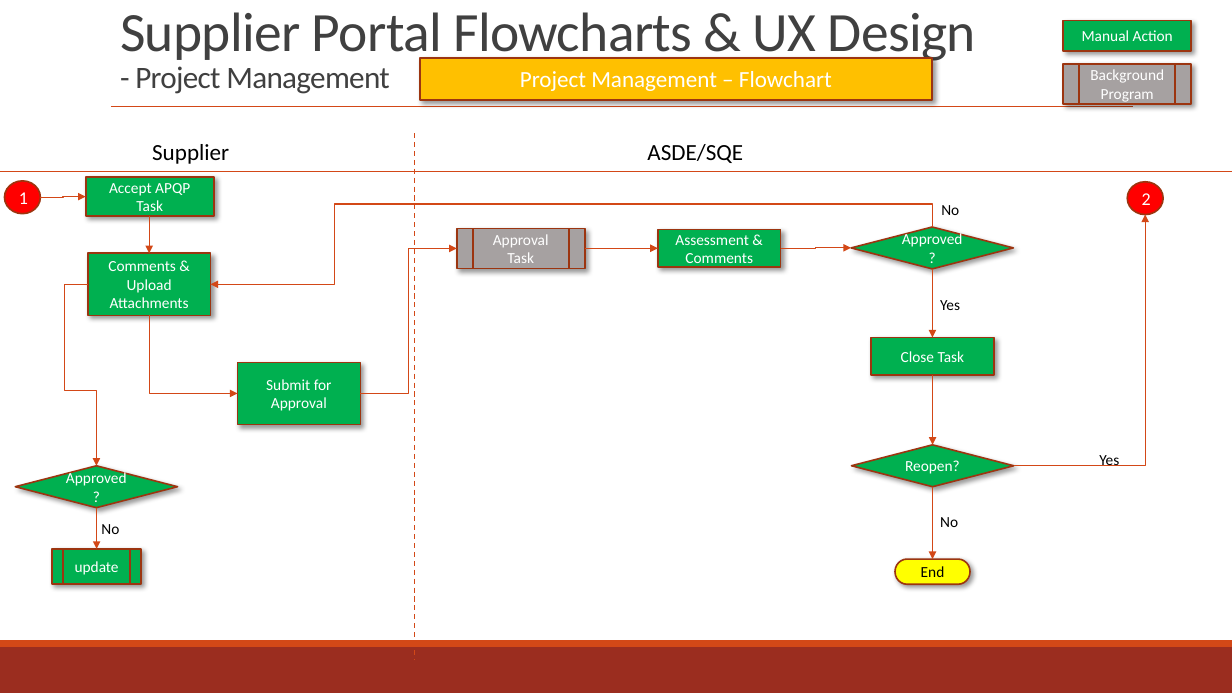
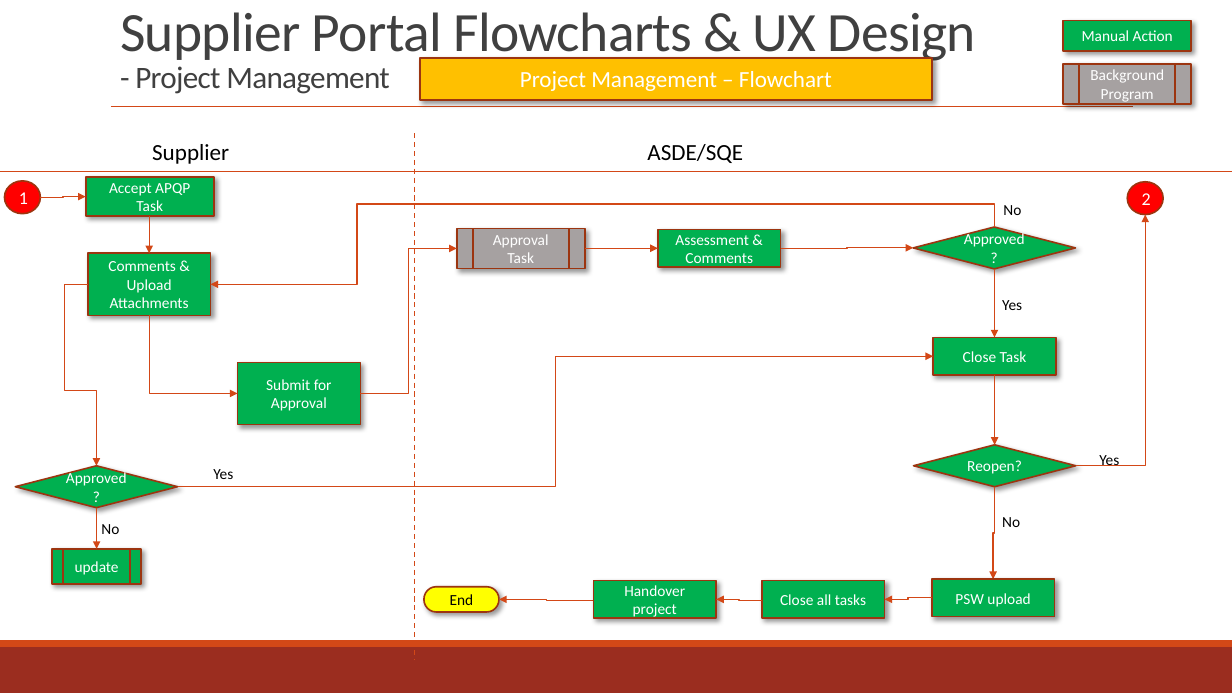
Before and after one commit to zyw9963/YFVE-supplier-portal, a slide deck: slide 46 of projects/YanFeng/02 System Design/User Stories/Flowcharts/Supplier FlowCharts & UX.pptx. Drawn at 1232x693 pixels with LibreOffice and Linux fonts; fonts in the diff are those of the drawing. Boxes give left, top, right and bottom in pixels: in the first picture for what was removed or moved away, otherwise in the second. Text is boxed around its words. In the diff, an @@ line names an element or a change of style, - is before the commit and + after.

```diff
--- a/projects/YanFeng/02 System Design/User Stories/Flowcharts/Supplier FlowCharts & UX.pptx
+++ b/projects/YanFeng/02 System Design/User Stories/Flowcharts/Supplier FlowCharts & UX.pptx
@@ elbow arrow moved from (933, 227) - (211, 285) to (994, 227) - (211, 285) @@
@@ elbow arrow moved from (1014, 466) - (1145, 214) to (1076, 466) - (1145, 214) @@
@@ elbow arrow moved from (781, 249) - (851, 248) to (781, 249) - (913, 248) @@
@@ elbow arrow added from (177, 487) to (933, 357), #D34817 1 pt @@
@@ 3 texts, 2 elbow arrows, 1 diamond, 1 rectangle moved together from (x1=851, y1=205, x2=1014, y2=527) to (x1=913, y1=205, x2=1076, y2=527) @@
@@ diamond "Reopen?" moved from (x1=851, y1=445, x2=1014, y2=486) to (x1=914, y1=445, x2=1077, y2=486) @@
@@ text added at (x1=213, y1=469, x2=233, y2=479), 12 pt, text #000000 @@
+Yes
@@ elbow arrow moved from (933, 487) - (933, 559) to (994, 487) - (994, 579) @@
@@ pill shape "End" moved from (x1=896, y1=559, x2=970, y2=584) to (x1=424, y1=587, x2=499, y2=612) @@
@@ rectangle added at (x1=593, y1=580, x2=716, y2=618), fill #00B050, outline #9C3511 1.25 pt, 12 pt, text #FFFFFF @@
+Handover project
@@ rectangle added at (x1=762, y1=580, x2=884, y2=618), fill #00B050, outline #9C3511 1.25 pt, 12 pt, text #FFFFFF @@
+Close all tasks
@@ elbow arrow added from (932, 598) to (884, 600), #D34817 1 pt @@
@@ rectangle added at (x1=932, y1=579, x2=1055, y2=617), fill #00B050, outline #9C3511 1.25 pt, 12 pt, text #FFFFFF @@
+PSW upload
@@ elbow arrow added from (593, 601) to (499, 600), #D34817 1 pt @@
@@ elbow arrow added from (762, 601) to (716, 600), #D34817 1 pt @@
```
Also in this commit, not shown: 19 other slides changed, 9 slides added, 2 other files.
